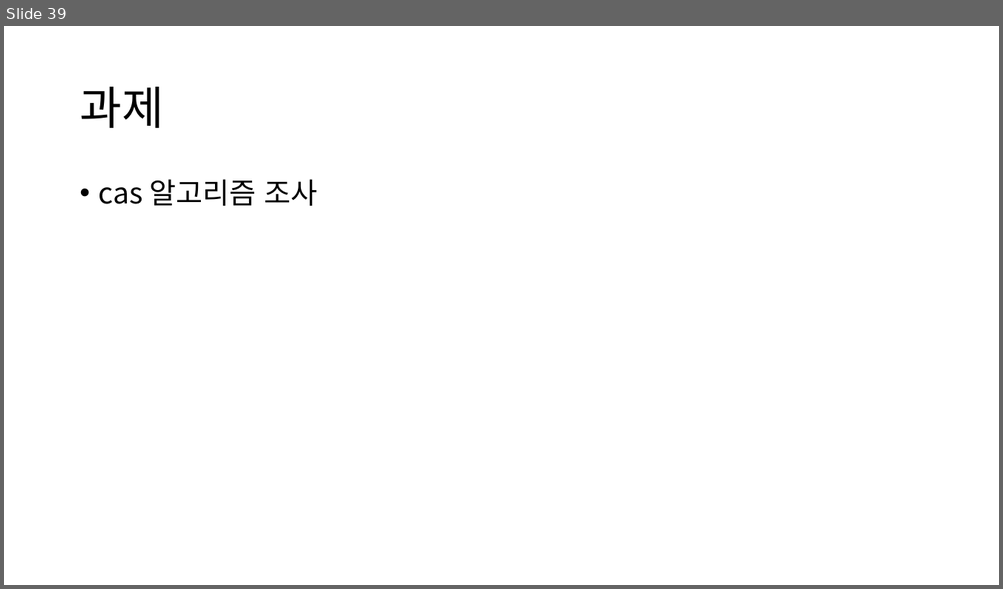
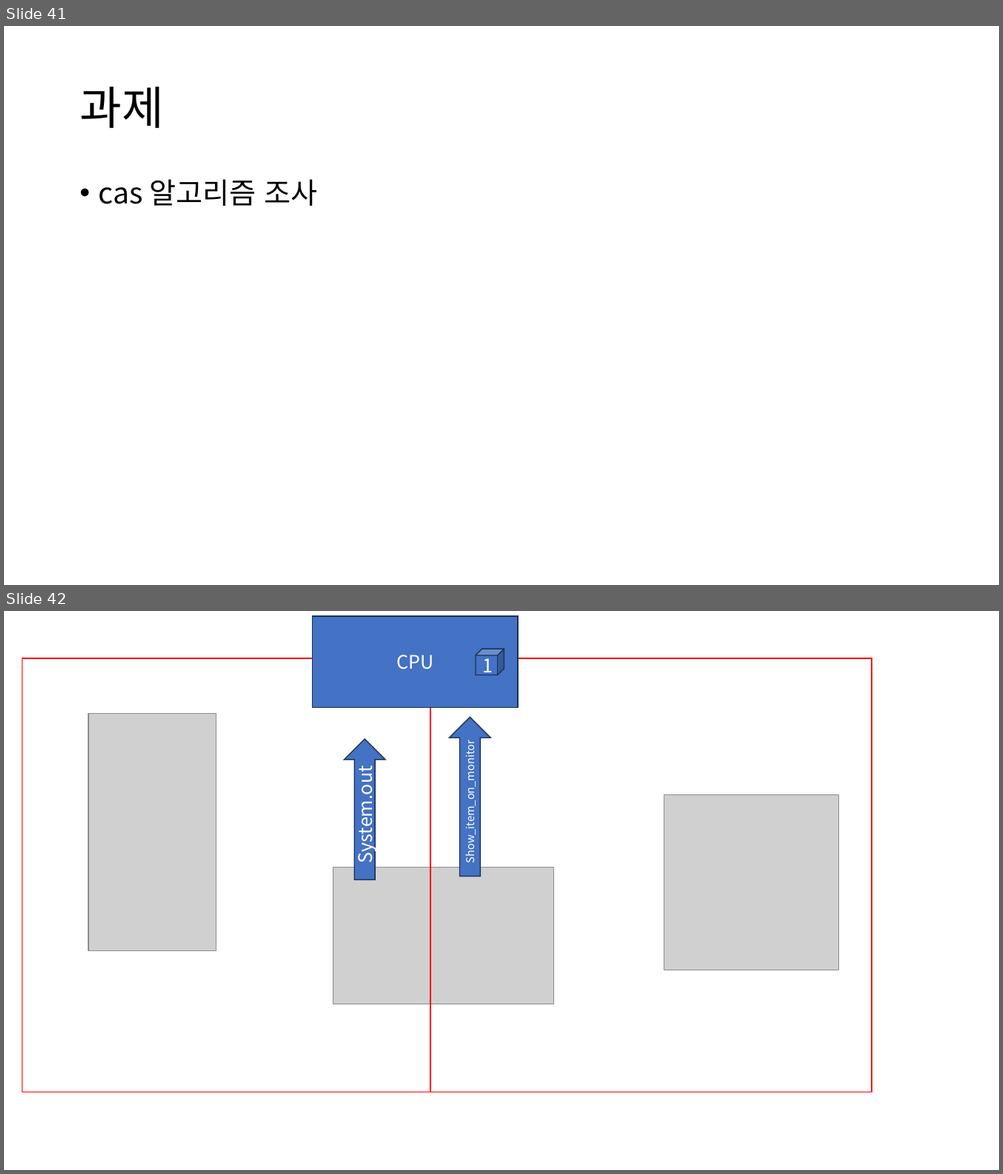
Before and after one commit to Baskervir/simcoding_jm, a slide deck: hy/수업자료/6주차 멀티쓰레딩/Multi Threading.pptx. Shown one above the other, each under a label of ours: slide 39 before the commit, slides 41 and 42 after it. The pictures are 1003x589 and 1003x1174 pixels, drawn with LibreOffice and Linux fonts; fonts in the diff are those of the drawing; grey boxes stand for pictures. Boxes give left, top, right and bottom in pixels: in the first picture for what was removed or moved away, otherwise in the second. Text is boxed around its words. In the diff, an @@ line names an element or a change of style, - is before the commit and + after.

```diff
--- a/hy/수업자료/6주차 멀티쓰레딩/Multi Threading.pptx
+++ b/hy/수업자료/6주차 멀티쓰레딩/Multi Threading.pptx
@@ slide 42 added at box(4, 611, 999, 1170), background #FFFFFF @@
@@ rectangle added at box(312, 616, 518, 707), fill #4472C4, outline #1E3256 1 pt, 18 pt, text #FFFFFF @@
+CPU
@@ cube added at box(475, 649, 504, 675), fill #4472C4, outline #1E3256 1 pt, 18 pt, text #FFFFFF @@
+1
@@ rectangle added at box(22, 658, 430, 1092), outline #FF0000 1 pt @@
@@ rectangle added at box(430, 658, 871, 1092), outline #FF0000 1 pt @@
@@ picture added at box(88, 713, 216, 951) @@
@@ right arrow added at box(449, 718, 490, 877), fill #4472C4, outline #1E3256 1 pt, 10.5 pt, text #FFFFFF @@
+Show_item_on_monitor
@@ right arrow added at box(344, 739, 385, 880), fill #4472C4, outline #1E3256 1 pt, 18 pt, text #FFFFFF @@
+System.out
@@ picture added at box(663, 795, 838, 970) @@
@@ picture added at box(333, 867, 554, 1004) @@
@@ what was slide 39 is now slide 41 @@
```
Also in this commit, not shown: 4 slides changed, 3 other slides added, 1 slide removed, 4 other files.
